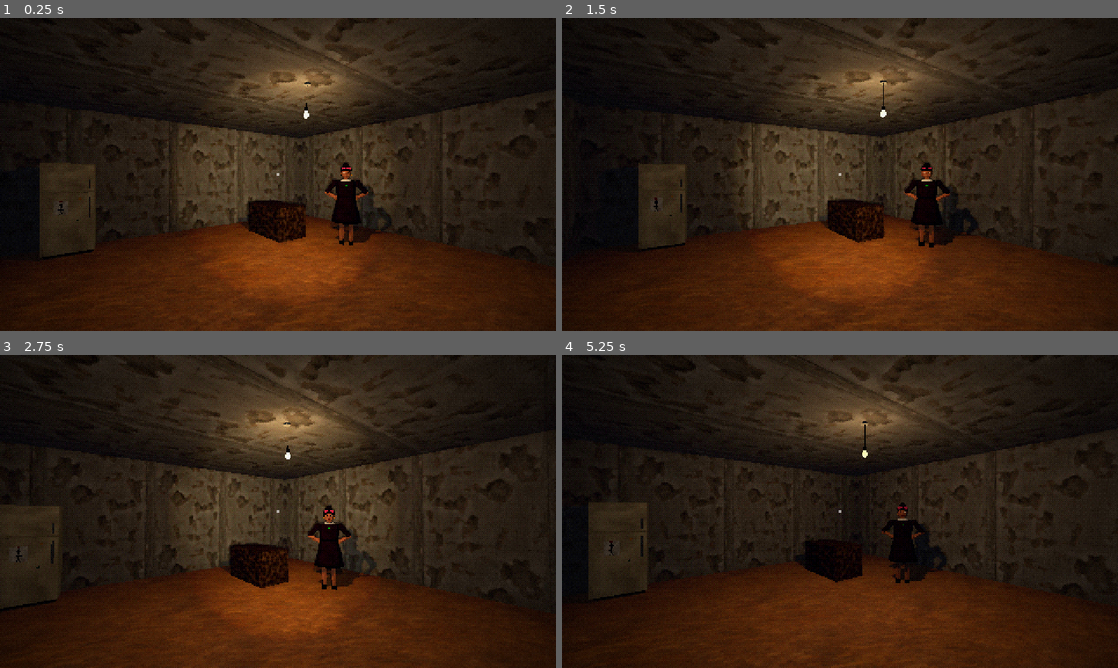
Above: before the commit, frames 1-4 (two rows, left to right).
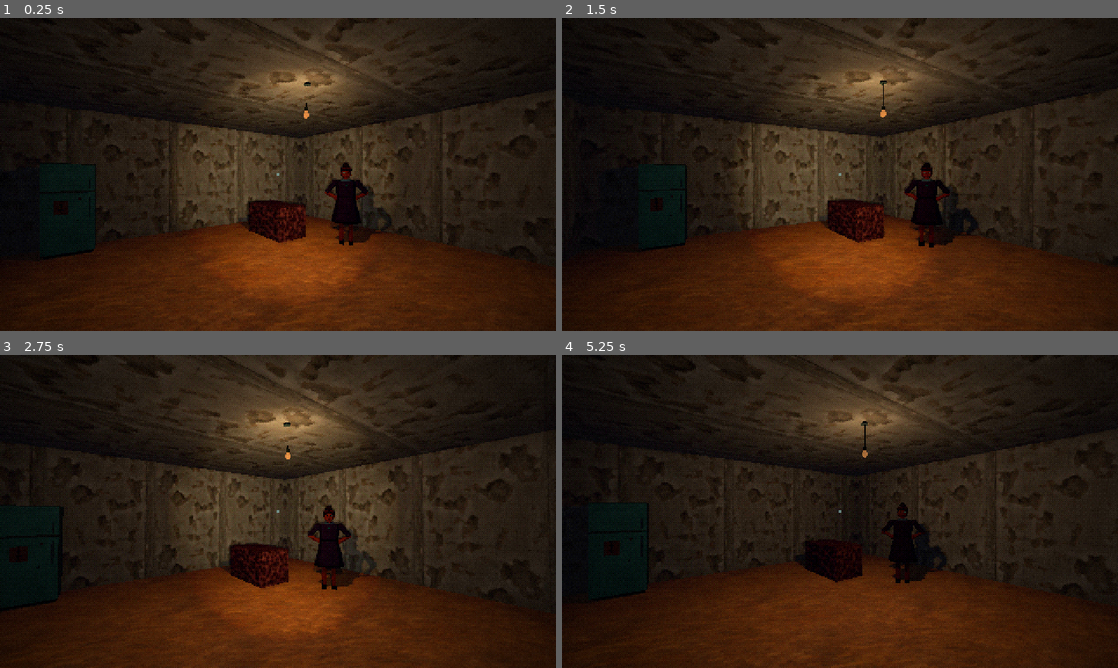
Above: after the commit, the same moments.

Repository: alexdragnea1/horror-indie
Game: Godot game, scene res://scenes/nivel_test.tscn
The game is run twice, just before and just after one commit, with the same random seed, the same clock (stepped at 60 frames per second) and the same inputs.
Inputs (mouse positions are in pixels of both pictures, inside the frame that each line leads up to):
- Up to frame 1 (0.25 s): no input
- Up to frame 2 (1.5 s): move the mouse to (867, 174) at 0.52 s; hold Shift (alearga) 0.53-1.28 s; click (867, 174) at 0.67 s; tap Enter at 1.25 s; move the mouse to (812, 174) at 1.27 s; tap D (dreapta) at 1.35 s; click (812, 174) at 1.42 s
- Up to frame 3 (2.75 s): move the mouse to (289, 505) at 2.02 s; tap W (inainte) at 2.1 s; click (289, 505) at 2.17 s
- Up to frame 4 (5.25 s): tap Space at 2.75, 5 s; move the mouse to (834, 517) at 2.77 s; tap S (inapoi) at 2.85 s; click (834, 517) at 2.92 s; move the mouse to (878, 514) at 3.52 s; hold E (interact) 3.53-4.28 s; click (878, 514) at 3.67 s; tap Enter at 4.25 s; move the mouse to (795, 508) at 4.27 s; tap F (lanterna) at 4.35 s; click (795, 508) at 4.42 s; move the mouse to (845, 511) at 5.02 s; tap A (stanga) at 5.1 s; click (845, 511) at 5.17 s

The runs differ from the first frame. In frame 1, 3.1% of the frame differs, in the area x 7-67%, y 20-77%; in frame 2, 2.5%; in frame 3, 3.6%, in the area x 0-64%, y 21-82%; in frame 4, 3.3%.

Commit message:
Paleta de culori: modelele, masa și interfața folosesc doar culorile din paletă
- textures/paleta culori.hex (24 de culori)
- tools/blender: culorile se scriu p("hex"); exportul se oprește la o culoare din afara paletei
- Frigider mentă, Mom în mov/ruginiu, bec, desenul de pe frigider
- Dialog, inventar, indiciu și punctul de țintire recolorate; murdăria de pe modele mai discretă

Co-Authored-By: Claude Opus 5.5 <noreply@anthropic.com>

Diff:
--- a/scenes/jucator.tscn
+++ b/scenes/jucator.tscn
@@ -46,7 +46,7 @@
 offset_right = 1.0
 offset_bottom = 1.0
 mouse_filter = 2
-color = Color(1, 1, 1, 0.6)
+color = Color(0.514, 0.702, 0.69, 0.7)
 
 [node name="Indiciu" type="Label" parent="HUD"]
 anchors_preset = 8
@@ -59,5 +59,5 @@
 offset_right = 120.0
 offset_bottom = 30.0
 theme_override_font_sizes/font_size = 10
-theme_override_colors/font_color = Color(0.92, 0.88, 0.78, 1)
+theme_override_colors/font_color = Color(0.514, 0.702, 0.69, 1)
 horizontal_alignment = 1
--- a/scenes/nivel_test.tscn
+++ b/scenes/nivel_test.tscn
@@ -45,7 +45,7 @@
 [sub_resource type="ShaderMaterial" id="mat_lemn"]
 shader = ExtResource("1")
 shader_parameter/textura = SubResource("tex_podea")
-shader_parameter/culoare = Color(0.45, 0.3, 0.18, 1)
+shader_parameter/culoare = Color(0.565, 0.29, 0.251, 1)
 
 [node name="NivelTest" type="Node3D"]
 
--- a/scripts/dialog.gd
+++ b/scripts/dialog.gd
@@ -35,15 +35,15 @@
 	_panou.offset_top = -64
 	_panou.offset_bottom = -10
 	var stil := StyleBoxFlat.new()
-	stil.bg_color = Color(0, 0, 0, 0.85)
-	stil.border_color = Color(0.6, 0.55, 0.45)
+	stil.bg_color = Color("262d2fe0")
+	stil.border_color = Color("a18463")
 	stil.set_border_width_all(1)
 	stil.set_content_margin_all(6)
 	_panou.add_theme_stylebox_override("panel", stil)
 	_text = Label.new()
 	_text.autowrap_mode = TextServer.AUTOWRAP_WORD_SMART
 	_text.add_theme_font_size_override("font_size", 12)
-	_text.add_theme_color_override("font_color", Color(0.92, 0.88, 0.78))
+	_text.add_theme_color_override("font_color", Color("83b3b0"))
 	_panou.add_child(_text)
 	add_child(_panou)
 	_panou.hide()
@@ -81,7 +81,7 @@
 		replica = gasit.get_string(2)
 		_nume.text = nume
 		var e_jucator := nume in NUME_JUCATOR
-		_nume.add_theme_color_override("font_color", Color(0.6, 0.8, 1.0) if e_jucator else Color(1.0, 0.55, 0.6))
+		_nume.add_theme_color_override("font_color", Color("61a19f") if e_jucator else Color("a56850"))
 		_eticheta.show()
 	else:
 		_eticheta.hide()
--- a/scripts/stare.gd
+++ b/scripts/stare.gd
@@ -30,8 +30,8 @@
 	var e := Label.new()
 	e.position = pozitie
 	e.add_theme_font_size_override("font_size", 10)
-	e.add_theme_color_override("font_color", Color(0.92, 0.88, 0.78))
-	e.add_theme_color_override("font_shadow_color", Color(0, 0, 0, 0.9))
+	e.add_theme_color_override("font_color", Color("83b3b0"))
+	e.add_theme_color_override("font_shadow_color", Color("262d2fe6"))
 	e.modulate.a = 0.0
 	add_child(e)
 	return e
--- a/shaders/material_model.tres
+++ b/shaders/material_model.tres
@@ -3,7 +3,7 @@
 [ext_resource type="Shader" path="res://shaders/ps2.gdshader" id="1"]
 
 [sub_resource type="Gradient" id="gradient"]
-colors = PackedColorArray(0.62, 0.6, 0.58, 1, 1, 1, 1, 1)
+colors = PackedColorArray(0.82, 0.82, 0.82, 1, 1, 1, 1, 1)
 
 [sub_resource type="FastNoiseLite" id="zgomot"]
 frequency = 0.09
Binary file changed: models/bec.glb
Binary file changed: models/frigider.glb
Binary file changed: models/mama.glb
Not shown, changed: CLAUDE.md
Not shown, changed: README.md
Not shown, added: textures/paleta culori.hex
Not shown, changed: tools/blender/modele.py
Not shown, changed: tools/blender/unelte.py
